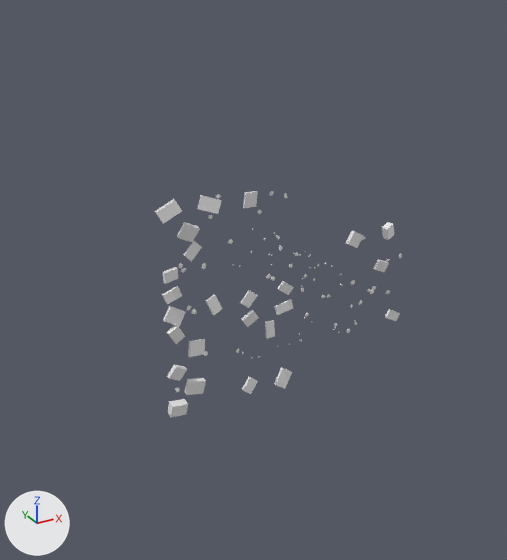
Renders of the OBJ model apps/simmgr/worlds/collapsed_house_v2/meshes/concrete_batch_1.obj from each side of a commit.
One viewpoint serves both versions: a camera (50 mm lens) standing at (-18.2, -29.7, 15.0) and looking at (-1.8, 0.1, 0.1). Lighting does not change. The marker at lower left points along +X, +Y and +Z. The picture after the commit comes second. Where no turn or scale is listed for an object, it has been applied to the vertices. Vertices at exactly the same position are counted once.

In view in the first picture: 'concrete_batch_1'.
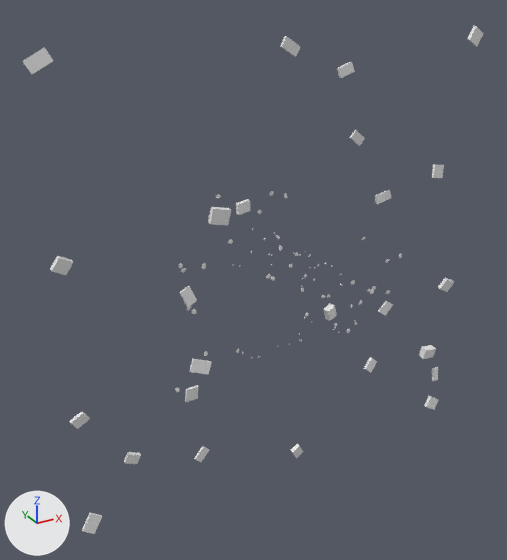
Diff of the bpy script that builds the scene:
```diff
--- a/apps/simmgr/worlds/collapsed_house_v2/meshes/concrete_batch_1.obj.py
+++ b/apps/simmgr/worlds/collapsed_house_v2/meshes/concrete_batch_1.obj.py
@@ me_concrete_batch_1 @@
 # used by ob_concrete_batch_1; location = (0.0, 0.0, 0.0)
-me_concrete_batch_1.from_pydata(...)  # 884 vertices, 1364 faces; spans x -7.72..7.14, y -1.93..-1.24, z -6.0..5.72
+me_concrete_batch_1.from_pydata(...)  # 884 vertices, 1364 faces; spans x -12.37..12.31, y -1.84..0.01, z -12.37..12.29
+# me_concrete_batch_1 part 1: the loose piece of 8 vertices spanning x -7.72..-6.48, y -1.93..-1.24, z 4.66..5.72 is moved by (-4.65, 1.25, 6.56)
+# me_concrete_batch_1 part 2: the loose piece of 8 vertices spanning x -6.61..-5.53, y -1.61..-1.24, z -4.81..-3.85 is multiplied about its middle by the matrix ((0.743, -0.03, 0.155), (0.037, 0.759, -0.029), (-0.154, 0.036, 0.743)), then moved by (-3.18, 1.3, -4.17)
+# me_concrete_batch_1 part 3: the loose piece of 8 vertices spanning x -5.33..-4.47, y -1.61..-1.24, z -0.51..0.49 is moved by (-1.35, -0.01, 0.76)
+# me_concrete_batch_1 part 4: the loose piece of 8 vertices spanning x -1.35..-0.3, y -1.48..-1.24, z -1.47..-0.77 is multiplied about its middle by the matrix ((1.003, 0.017, -0.342), (0.073, -1.045, 0.163), (-0.335, -0.177, -0.99)), then moved by (0.83, 1.23, 12.87)
+# me_concrete_batch_1 part 5: the loose piece of 8 vertices spanning x -1.23..-0.26, y -1.46..-1.24, z -0.5..0.41 is moved by (5.0, 1.25, 7.04)
+# me_concrete_batch_1 part 6: the loose piece of 8 vertices spanning x 5.99..7.14, y -1.53..-1.24, z -3.85..-2.88 is multiplied about its middle by the matrix ((0.897, 0.065, -0.3), (0.015, -0.935, -0.159), (-0.306, 0.145, -0.885)), then moved by (-0.32, 1.28, 6.86)
+# me_concrete_batch_1 part 7: the loose piece of 8 vertices spanning x -3.38..-2.42, y -1.55..-1.24, z -5.75..-4.75 is moved by (9.15, 1.25, -2.0)
+# me_concrete_batch_1 part 8: the loose piece of 8 vertices spanning x 2.91..4.03, y -1.57..-1.24, z 1.37..2.45 is moved by (8.28, 1.25, 9.84)
+# me_concrete_batch_1 part 9: the loose piece of 8 vertices spanning x -1.97..-1.41, y -1.57..-1.24, z -2.64..-1.72 is moved by (13.44, 1.25, -7.32)
+# me_concrete_batch_1 part 10: 16 loose pieces with 128 vertices, spanning x -7.58..6.02, y -1.83..-1.24, z -6.0..5.63, are deleted
+# me_concrete_batch_1 part 11
+# 128 vertices are added at x -12.32..12.31, y -1.84..0.01, z -12.37..10.88
+# 192 new faces join them
```

Pixel boxes [x1, y1, x2, y2] of what changed, in the pictures (507 x 560 px; the box of a moved part takes in the faces that stretch with it):
'concrete_batch_1', reshaped (86% wider, 124% taller): before [155, 191, 402, 417]; after [23, 26, 483, 534]
part 1 of me_concrete_batch_1, moved or reshaped: before [155, 199, 182, 224]; after [23, 47, 53, 75]
part 2 of me_concrete_batch_1, moved or reshaped: before [185, 378, 206, 395]; after [124, 452, 141, 464]
part 3 of me_concrete_batch_1, moved or reshaped: before [206, 294, 222, 315]; after [179, 286, 197, 307]
part 4 of me_concrete_batch_1, moved or reshaped: before [274, 299, 293, 315]; after [280, 36, 300, 57]
part 5 of me_concrete_batch_1, moved or reshaped: before [277, 281, 294, 295]; after [350, 130, 365, 146]
part 6 of me_concrete_batch_1, moved or reshaped: before [385, 309, 400, 321]; after [375, 190, 391, 204]
part 7 of me_concrete_batch_1, moved or reshaped: before [242, 377, 258, 394]; after [364, 357, 377, 373]
part 8 of me_concrete_batch_1, moved or reshaped: before [346, 230, 363, 248]; after [467, 26, 483, 47]
part 9 of me_concrete_batch_1, moved or reshaped: before [265, 320, 275, 339]; after [432, 367, 438, 381]
part 10 of me_concrete_batch_1, deleted: before [162, 191, 394, 417]
part 11 of me_concrete_batch_1, added: after [50, 62, 454, 534]
